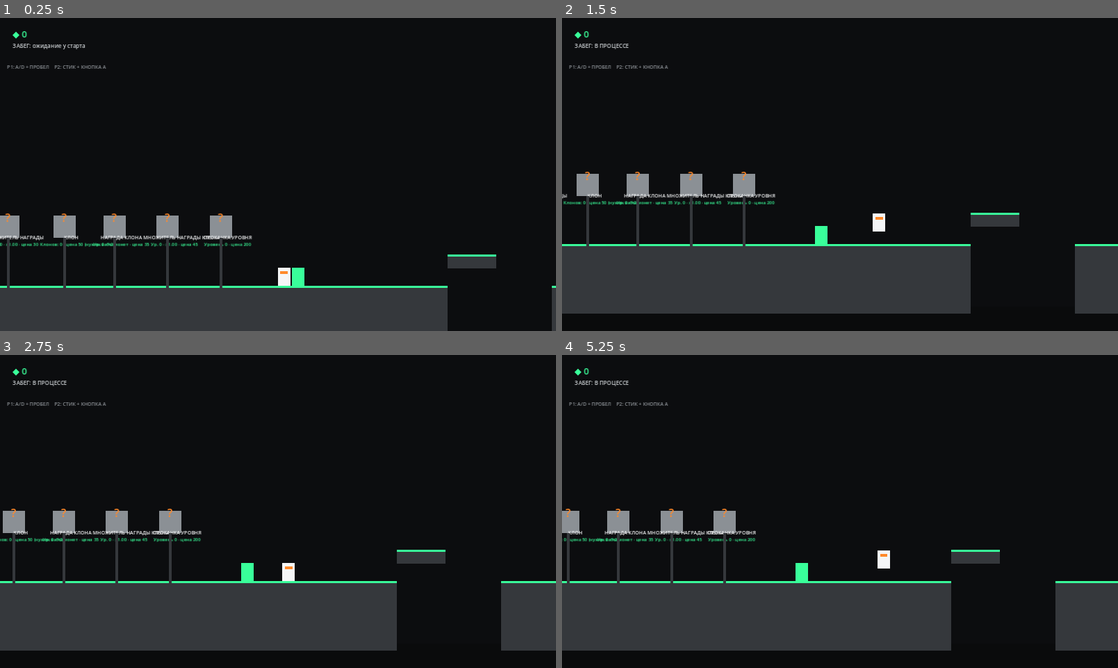
Above: before the commit, frames 1-4 (two rows, left to right).
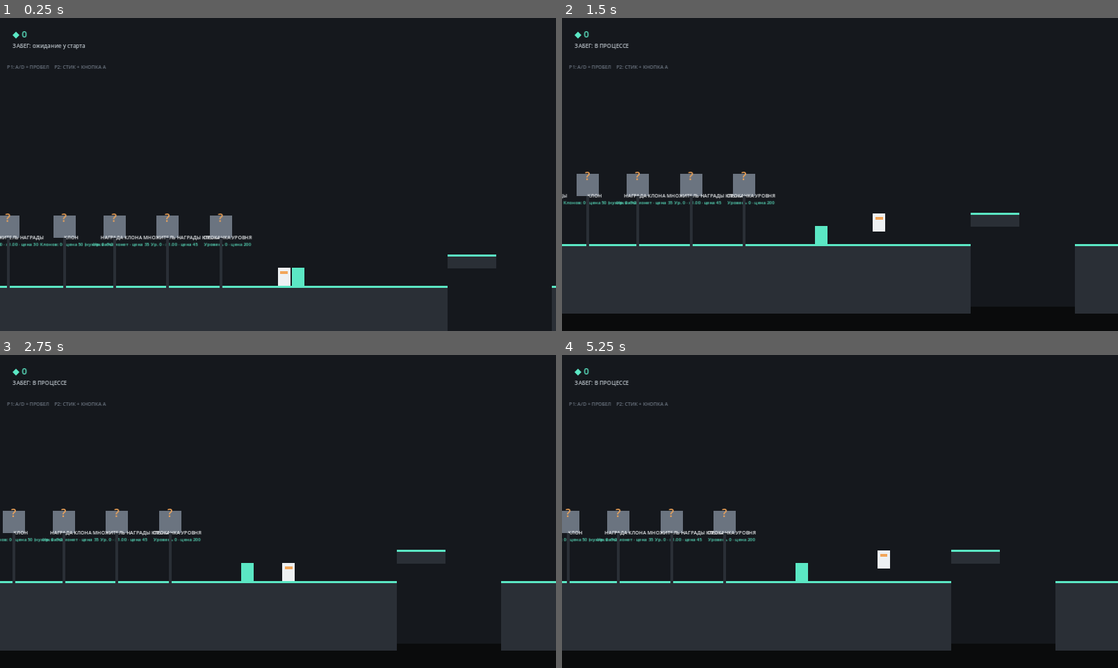
Above: after the commit, the same moments.

Repository: debugmi530-del/vanguard-run-godot
Game: Godot game, scene res://scenes/Main.tscn
The game is run twice, just before and just after one commit, with the same random seed, the same clock (stepped at 60 frames per second) and the same inputs. The project has no main scene, so this scene is started directly.
Inputs:
- Up to frame 1 (0.25 s): no input
- Up to frame 2 (1.5 s): hold D (p1_right) from 0.53 s (still down); tap Space (p1_jump) at 0.77 s
- Up to frame 3 (2.75 s): tap Space (p1_jump) at 1.52 s; release D (p1_right) at 2.03 s; hold A (p1_left) from 2.03 s (still down)
- Up to frame 4 (5.25 s): release A (p1_left) at 2.78 s; hold D (p1_right) 2.78-4.28 s; tap Space (p1_jump) at 3.02, 3.77, 4.52 s; hold A (p1_left) 4.28-5.03 s; hold D (p1_right) from 5.03 s (still down)

The runs differ from the first frame. In frame 1, 2.2% of the frame differs, in the area x 0-100%, y 4-87%; in frame 2, 2.0%; in frame 3, 2.0%; in frame 4, 1.9%.

Commit message:
Fix collisions, add main menu, animations, effects, icon, palette

Diff:
--- a/scripts/Palette.gd
+++ b/scripts/Palette.gd
@@ -1,18 +1,23 @@
 extends RefCounted
 class_name Palette
 
-## Sci-fi grayscale palette (white -> black) plus green / red / orange accents.
+## Sci-fi grayscale palette (cool charcoal blue -> off-white) plus a softer
+## green / red / orange accent set, tuned to be easier on the eyes than raw
+## neon (Mass Effect 3 inspired HUD tones).
 
-const WHITE := Color("f5f6f7")
-const LIGHT := Color("c7cbce")
-const MID := Color("8b9095")
-const DARK := Color("35383c")
-const NEAR_BLACK := Color("0c0d0f")
-const BLACK := Color("050506")
+const WHITE := Color("eef1f3")
+const LIGHT := Color("b7bfc6")
+const MID := Color("6b7480")
+const DARK := Color("2a2f36")
+const NEAR_BLACK := Color("15181d")
+const BLACK := Color("0a0c0f")
 
-const GREEN := Color("39ff9a")
-const GREEN_DIM := Color("1f8f57")
-const RED := Color("ff3b3b")
-const RED_DIM := Color("8f1f1f")
-const ORANGE := Color("ff8a2b")
-const ORANGE_DIM := Color("8f4d18")
+const GREEN := Color("5be7c4")
+const GREEN_DIM := Color("2c8f79")
+const RED := Color("e0483e")
+const RED_DIM := Color("8a2c27")
+const ORANGE := Color("f2a65a")
+const ORANGE_DIM := Color("9c6a34")
+
+const BG_TOP := Color("1c2126")
+const BG_BOTTOM := Color("0b0d10")
